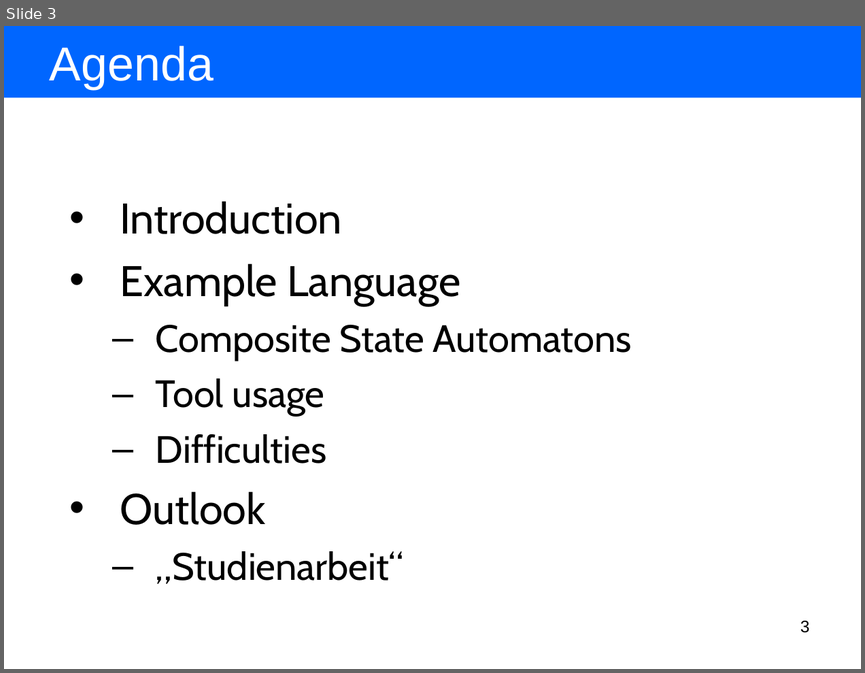
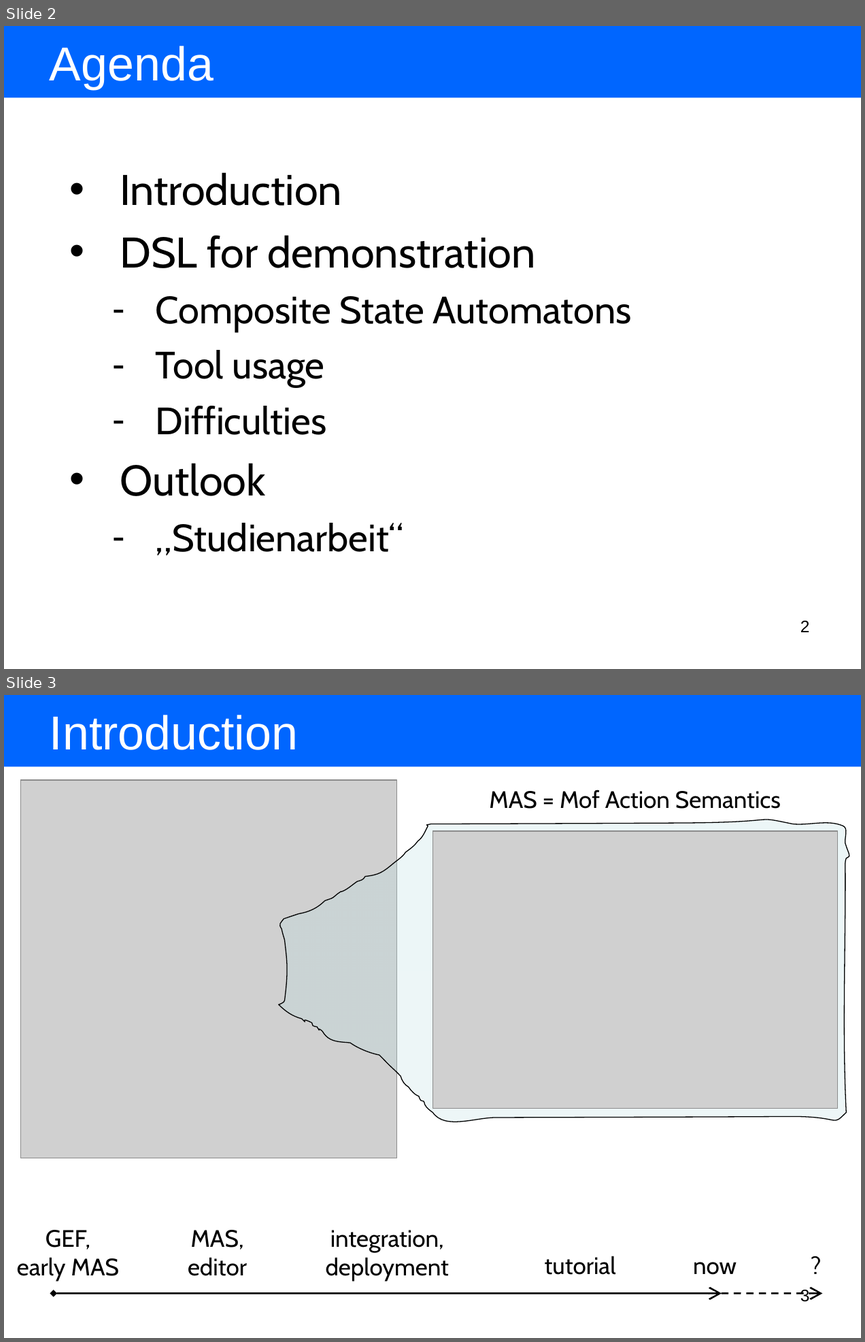
Before and after one commit to BackupTheBerlios/amof2-svn, a slide deck: trunk/hub.sam.stateautomaton/resources/presentation/using our tools for model driven language development.ppt. Shown one above the other, each under a label of ours: slide 3 before the commit, slides 2 and 3 after it. The pictures are 865x673 and 865x1342 pixels, drawn with LibreOffice and Linux fonts; fonts in the diff are those of the drawing; grey boxes stand for pictures. Boxes give left, top, right and bottom in pixels: in the first picture for what was removed or moved away, otherwise in the second. Text is boxed around its words. In the diff, an @@ line names an element or a change of style, - is before the commit and + after.

```diff
--- a/trunk/hub.sam.stateautomaton/resources/presentation/using our tools for model driven language development.ppt
+++ b/trunk/hub.sam.stateautomaton/resources/presentation/using our tools for model driven language development.ppt
@@ slide 3 added at bbox=[4, 695, 861, 1338], background #FFFFFF @@
@@ rectangle added at bbox=[4, 695, 861, 767], fill #0066FF @@
@@ text added at bbox=[50, 715, 298, 750], 40 pt, text #FFFFFF @@
+Introduction
@@ picture added at bbox=[21, 780, 397, 1157] @@
@@ text added at bbox=[489, 790, 781, 809], 20 pt, text #000000 @@
+MAS = Mof Action Semantics
@@ freeform shape added at bbox=[278, 815, 850, 1130], fill gradient #BBE0E3, outline #000000 0.74 pt @@
@@ picture added at bbox=[432, 831, 837, 1108] @@
@@ text added at bbox=[17, 1229, 120, 1281], 20 pt, text #000000 @@
+GEF,
+early MAS
@@ text added at bbox=[188, 1229, 247, 1276], 20 pt, text #000000 @@
+MAS,
+editor
@@ text added at bbox=[326, 1229, 449, 1281], 20 pt, text #000000 @@
+integration,
+deployment
@@ text added at bbox=[545, 1255, 616, 1274], 20 pt, text #000000 @@
+tutorial
@@ text added at bbox=[693, 1261, 736, 1274], 20 pt, text #000000 @@
+now
@@ text added at bbox=[802, 1246, 830, 1284], 20 pt, text #000000 @@
+?
@@ rectangle added at bbox=[797, 1279, 837, 1306], fill #FFFFFF @@
@@ double arrow added from (54, 1293) to (721, 1293), #000000 1.5 pt @@
@@ arrow added from (721, 1293) to (822, 1293), #000000 1.5 pt dashed @@
@@ page number added at bbox=[800, 1287, 810, 1302], 14 pt, text #000000 @@
+3
@@ what was slide 3 is now slide 2 @@
@@ slide 2 changed as well @@
@@ text at bbox=[120, 235, 535, 268]: text changed @@
-• Example Language
+• DSL for demonstration
@@ text at bbox=[156, 296, 632, 555]: bullet – to - @@
@@ page number at bbox=[800, 620, 810, 632]: text changed @@
-3
+2
```
Also in this commit, not shown: 6 other slides changed, 19 other slides added, 7 slides removed, 1 other file.
